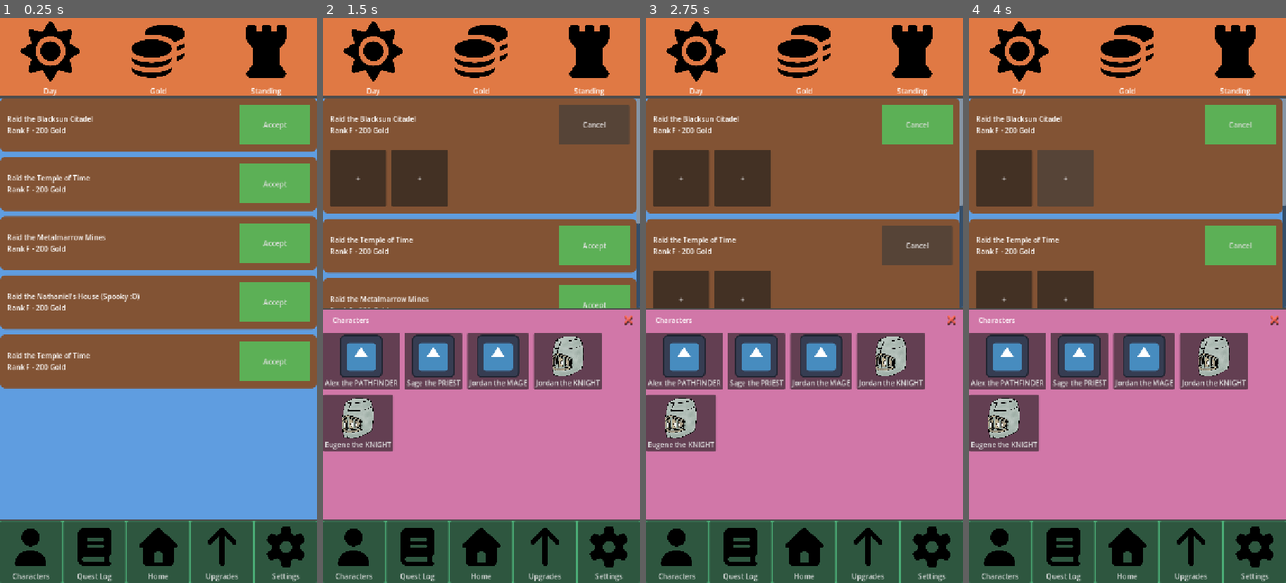
Above: before the commit, frames 1-4 (left to right).
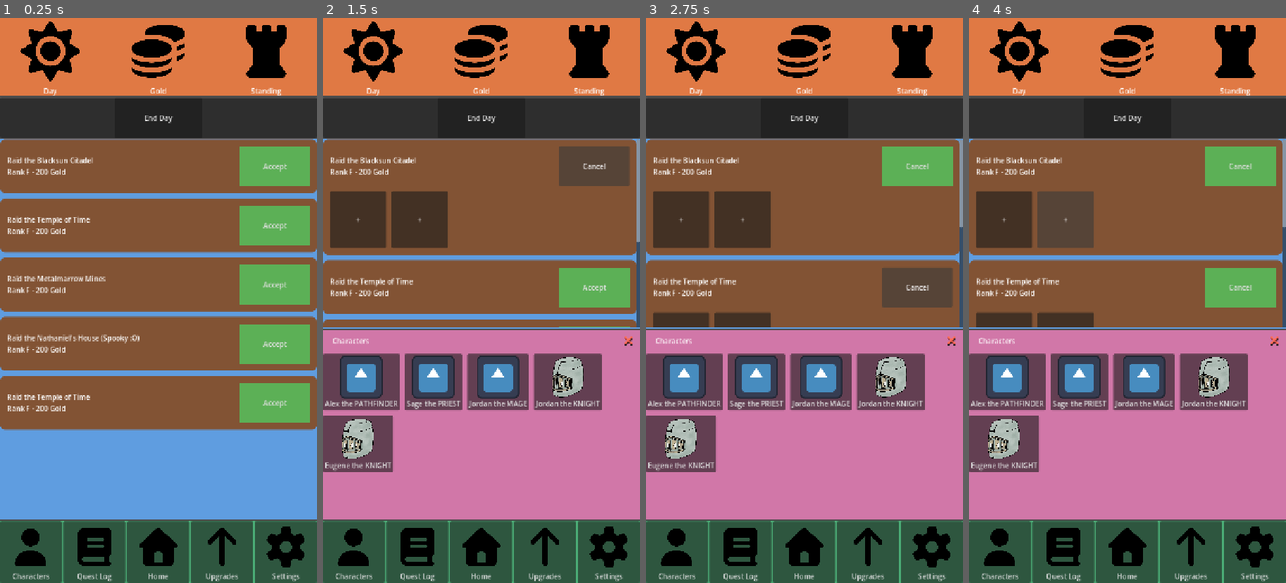
Above: after the commit, the same moments.

Repository: ActuallySanta/Fantasy-Guild-Manager
Game: Godot game, scene res://Scenes/UI/home_ui_prototype.tscn
Same seed, same stepped clock (60 frames per second), same inputs: the game is played once before the commit and once after it. The engine's default icon, where the game draws it, is replaced by a stand-in: a white triangle on a blue panel in a dark square.
Inputs (mouse positions are in pixels of both pictures, inside the frame that each line leads up to):
- Up to frame 1 (0.25 s): no input
- Up to frame 2 (1.5 s): click (481, 119) at 0.5 s, where only the run after the commit has a clickable "End Day"; click "Accept" at 1.25 s
- Up to frame 3 (2.75 s): click "Accept" at 2 s
- Up to frame 4 (4 s): click "+" at 2.75 s; click "+" at 3.5 s

The runs differ from the first frame. In frame 1, 30% of the frame differs, in the area x 0-100%, y 14-73%; in frame 2, 33%; in frame 3, 35%, in the area x 0-100%, y 14-81%; in frame 4, 35%.
Error after the commit: Parse Error: Could not find type "DaySummary" in the current scope. (res://Scripts/UI/day_bar.gd:7)

Commit message:
made scenes for end day and quest summary

Diff:
--- /dev/null
+++ b/Scenes/UI/day_summary.tscn
@@ -0,0 +1,62 @@
+[gd_scene format=3 uid="uid://cuv2kkwbxwgjy"]
+
+[ext_resource type="Script" uid="uid://cwabtoyr1uy6k" path="res://Scripts/UI/day_summary.gd" id="1_wie7t"]
+[ext_resource type="PackedScene" uid="uid://kkjpbudn1ejv" path="res://Scenes/UI/Reusable Elements/close_button.tscn" id="2_art7y"]
+
+[node name="DaySummary" type="Control" unique_id=39756973]
+layout_mode = 3
+anchors_preset = 15
+anchor_right = 1.0
+anchor_bottom = 1.0
+grow_horizontal = 2
+grow_vertical = 2
+script = ExtResource("1_wie7t")
+
+[node name="Dim" type="ColorRect" parent="." unique_id=901239224]
+layout_mode = 1
+anchors_preset = 15
+anchor_right = 1.0
+anchor_bottom = 1.0
+grow_horizontal = 2
+grow_vertical = 2
+color = Color(0, 0, 0, 0.5411765)
+
+[node name="SummaryMargin" type="MarginContainer" parent="." unique_id=233027091]
+layout_mode = 1
+anchors_preset = 15
+anchor_right = 1.0
+anchor_bottom = 1.0
+grow_horizontal = 2
+grow_vertical = 2
+
+[node name="SummaryPanel" type="PanelContainer" parent="SummaryMargin" unique_id=514205563]
+layout_mode = 2
+
+[node name="SummaryColumn" type="VBoxContainer" parent="SummaryMargin/SummaryPanel" unique_id=1704250852]
+layout_mode = 2
+theme_override_constants/separation = 12
+
+[node name="SummaryHeader" type="HBoxContainer" parent="SummaryMargin/SummaryPanel/SummaryColumn" unique_id=1581783167]
+layout_mode = 2
+
+[node name="SummaryTitle" type="Label" parent="SummaryMargin/SummaryPanel/SummaryColumn/SummaryHeader" unique_id=1475620274]
+layout_mode = 2
+size_flags_horizontal = 3
+text = "Day Summary"
+
+[node name="Close Button" parent="SummaryMargin/SummaryPanel/SummaryColumn/SummaryHeader" unique_id=1203562834 instance=ExtResource("2_art7y")]
+unique_name_in_owner = true
+layout_mode = 2
+
+[node name="EmptyLabel" type="Label" parent="SummaryMargin/SummaryPanel/SummaryColumn" unique_id=1593576361]
+unique_name_in_owner = true
+layout_mode = 2
+text = "No qeusts went out today. "
+
+[node name="SummaryScroll" type="ScrollContainer" parent="SummaryMargin/SummaryPanel/SummaryColumn" unique_id=1697673759]
+layout_mode = 2
+
+[node name="EntryList" type="VBoxContainer" parent="SummaryMargin/SummaryPanel/SummaryColumn/SummaryScroll" unique_id=414700040]
+layout_mode = 2
+size_flags_horizontal = 3
+theme_override_constants/separation = 12
--- a/Scenes/UI/home_ui_prototype.tscn
+++ b/Scenes/UI/home_ui_prototype.tscn
@@ -9,6 +9,7 @@
 [ext_resource type="PackedScene" uid="uid://kkjpbudn1ejv" path="res://Scenes/UI/Reusable Elements/close_button.tscn" id="3_xsnmc"]
 [ext_resource type="Texture2D" uid="uid://ccsai8aanfspa" path="res://Sprites/Character Icons/chess-rook-solid-full.svg" id="4_73enw"]
 [ext_resource type="PackedScene" uid="uid://dpm6emiryhpli" path="res://Scenes/UI/character_button.tscn" id="4_brb4x"]
+[ext_resource type="Script" uid="uid://so4dh7cytoft" path="res://Scripts/UI/day_bar.gd" id="5_58akh"]
 [ext_resource type="PackedScene" uid="uid://ca7d3fdaphs4v" path="res://Scenes/Characters/character_generator.tscn" id="6_brb4x"]
 [ext_resource type="Script" uid="uid://blul1044ocxp2" path="res://Scripts/Quest Creator/quest_Manager.gd" id="7_18fsv"]
 [ext_resource type="PackedScene" uid="uid://4q07bd1hkr4d" path="res://Scenes/UI/Reusable Elements/dialogue_box.tscn" id="7_jcj1f"]
@@ -51,7 +52,7 @@
 layout_mode = 2
 
 [node name="TopBar" type="PanelContainer" parent="MarginContainer/VBoxContainer" unique_id=168263758]
-custom_minimum_size = Vector2(0, 150)
+custom_minimum_size = Vector2(0, 70)
 custom_maximum_size = Vector2(-1, 250)
 layout_mode = 2
 theme_override_styles/panel = SubResource("StyleBoxFlat_g4v7s")
@@ -117,6 +118,22 @@
 text = "Standing"
 horizontal_alignment = 1
 vertical_alignment = 1
+
+[node name="DayBar" type="PanelContainer" parent="MarginContainer/VBoxContainer" unique_id=1982121986]
+custom_minimum_size = Vector2(0, 90)
+layout_mode = 2
+script = ExtResource("5_58akh")
+
+[node name="DayBarRow" type="HBoxContainer" parent="MarginContainer/VBoxContainer/DayBar" unique_id=1818156357]
+layout_mode = 2
+theme_override_constants/separation = 16
+
+[node name="EndDayButton" type="Button" parent="MarginContainer/VBoxContainer/DayBar/DayBarRow" unique_id=1581358539]
+unique_name_in_owner = true
+custom_minimum_size = Vector2(200, 70)
+layout_mode = 2
+size_flags_horizontal = 6
+text = "End Day"
 
 [node name="Content" type="PanelContainer" parent="MarginContainer/VBoxContainer" unique_id=776379136]
 layout_mode = 2
--- /dev/null
+++ b/Scenes/UI/summary_entry.tscn
@@ -0,0 +1,41 @@
+[gd_scene format=3 uid="uid://i3jep15b6byf"]
+
+[ext_resource type="Script" uid="uid://crvq4f5cjtf07" path="res://Scripts/UI/summary_entry.gd" id="1_evdin"]
+
+[sub_resource type="StyleBoxFlat" id="StyleBoxFlat_g4v7s"]
+content_margin_left = 16.0
+content_margin_top = 16.0
+content_margin_right = 16.0
+content_margin_bottom = 16.0
+bg_color = Color(0.78, 0.44303998, 0.21839997, 1)
+corner_radius_top_left = 12
+corner_radius_top_right = 12
+corner_radius_bottom_right = 12
+corner_radius_bottom_left = 12
+
+[node name="SummaryEntry" type="PanelContainer" unique_id=2128185150]
+offset_right = 1.0
+offset_bottom = 77.0
+size_flags_horizontal = 3
+theme_override_styles/panel = SubResource("StyleBoxFlat_g4v7s")
+script = ExtResource("1_evdin")
+
+[node name="EntryColumn" type="VBoxContainer" parent="." unique_id=1379890285]
+layout_mode = 2
+theme_override_constants/separation = 8
+
+[node name="HeaderLabel" type="Label" parent="EntryColumn" unique_id=917094200]
+unique_name_in_owner = true
+layout_mode = 2
+theme_override_font_sizes/font_size = 22
+autowrap_mode = 3
+
+[node name="PartyLabel" type="Label" parent="EntryColumn" unique_id=19493753]
+unique_name_in_owner = true
+layout_mode = 2
+autowrap_mode = 3
+
+[node name="StoryLabel" type="Label" parent="EntryColumn" unique_id=967886022]
+unique_name_in_owner = true
+layout_mode = 2
+autowrap_mode = 3
--- /dev/null
+++ b/Scripts/UI/day_bar.gd
@@ -0,0 +1,52 @@
+# Script for the end day button, when pressed, it finds every quest
+# that's ready to go out runs the quest system's generateResults()
+# on each, and shows the Day Summary.
+extends PanelContainer
+
+@export var quest_list: QuestList
+@export var day_summary: DaySummary
+
+# Chance (0-100) passed to generateResults(). Placeholder until the
+# quest system works it out from the party's stats.
+@export var success_chance: float = 80.0
+@onready var _end_day_button: Button = %EndDayButton
+
+func _ready() -> void:
+	_end_day_button.pressed.connect(end_day)
+
+func end_day() -> void:
+	if quest_list == null or day_summary == null:
+		push_error("DayBar: drag ContentList into Quest List and DaySummary into Day Summary in the Inspector.")
+		return
+
+	# Each result is a Dictionary the summary screen shows
+	var results := []
+
+	for card in quest_list.get_dispatched_cards():
+		var party := card.get_party()
+
+		# generateResults() wants typed Array[GuildCharacter]
+		# so copy the plain party Array into one.
+		var typed_party: Array[GuildCharacter] = []
+		typed_party.assign(party)
+
+		var story: String = card.quest.generateResults(typed_party, success_chance)
+
+		results.append({
+			"quest": card.quest,
+			"party": party,
+			"story": story,
+			"succeeded": _did_succeed(story),
+		})
+
+	# Only one End Day per day
+	_end_day_button.disabled = true
+
+	get_tree().call_group("roster", "close")
+	day_summary.show_results(results)
+
+
+# The quest system currently only reports success inside the story
+# text so we gotta check it.
+static func _did_succeed(story: String) -> bool:
+	return not story.contains("NOT SUCCESSFUL")
--- /dev/null
+++ b/Scripts/UI/day_summary.gd
@@ -0,0 +1,11 @@
+extends Control
+
+
+# Called when the node enters the scene tree for the first time.
+func _ready() -> void:
+	pass # Replace with function body.
+
+
+# Called every frame. 'delta' is the elapsed time since the previous frame.
+func _process(delta: float) -> void:
+	pass
--- a/Scripts/UI/quest_card.gd
+++ b/Scripts/UI/quest_card.gd
@@ -103,6 +103,10 @@
 			party.append(slot.character)
 	return party
 
+# true if quest is accepted and every slot is filled
+func is_ready_to_send() -> bool:
+	return is_open and not slots.is_empty() and get_party().size() == slots.size()
+
 # if any slot is changed, pass the updated party along
 func _on_slot_changed(_slot: CharacterSlot) -> void:
 	party_changed.emit(quest, get_party())
--- a/Scripts/UI/quest_list.gd
+++ b/Scripts/UI/quest_list.gd
@@ -1,4 +1,5 @@
 # this script is what fills content with sample quest cards
+class_name QuestList
 extends VBoxContainer
 @export var quest_card_scene: PackedScene
 @export var quests_per_day: int = 5
@@ -63,3 +64,11 @@
 func _on_party_changed(quest, party: Array) -> void:
 	var names := party.map(func(c): return CharacterButton.get_display_name(c))
 	print(QuestCard.get_title(quest), " party: ", names)
+
+# returns every quest card thats ready to go out for the day
+func get_dispatched_card() -> Array[QuestCard]:
+	var dispatched: Array[QuestCard] = []
+	for card in get_children():
+		if card is QuestCard and card.is_ready_to_send():
+			dispatched.append(card)
+	return dispatched
--- /dev/null
+++ b/Scripts/UI/summary_entry.gd
@@ -0,0 +1,11 @@
+extends PanelContainer
+
+
+# Called when the node enters the scene tree for the first time.
+func _ready() -> void:
+	pass # Replace with function body.
+
+
+# Called every frame. 'delta' is the elapsed time since the previous frame.
+func _process(delta: float) -> void:
+	pass
Not shown, added: Scripts/UI/day_bar.gd.uid
Not shown, added: Scripts/UI/day_summary.gd.uid
Not shown, added: Scripts/UI/summary_entry.gd.uid
